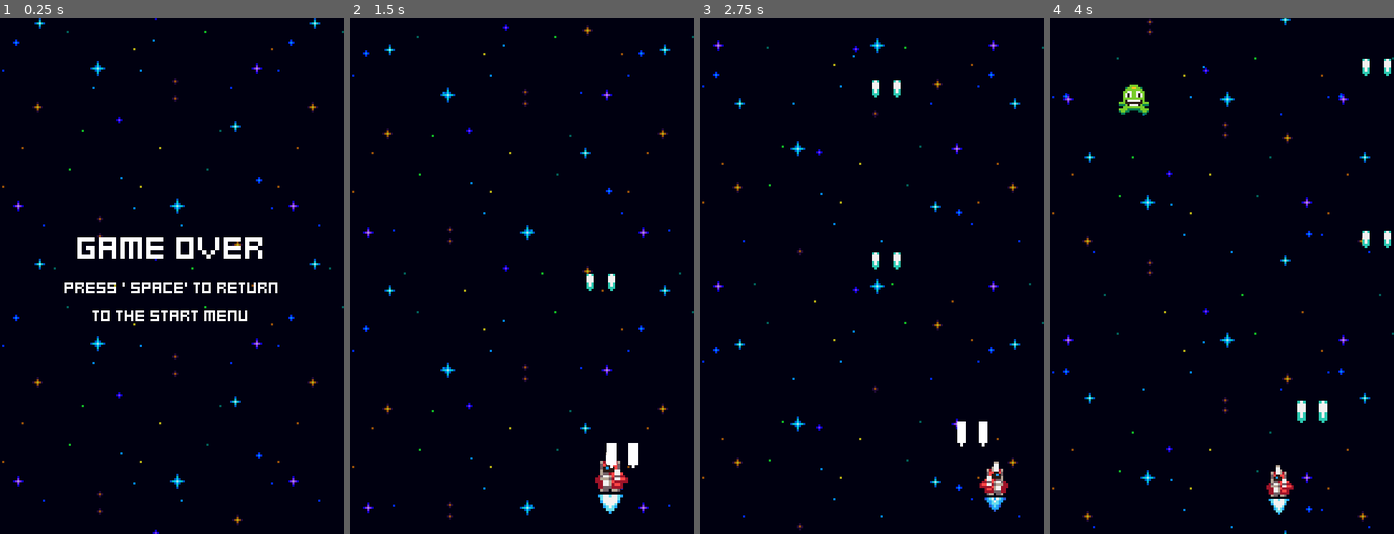
Above: before the commit, frames 1-4 (left to right).
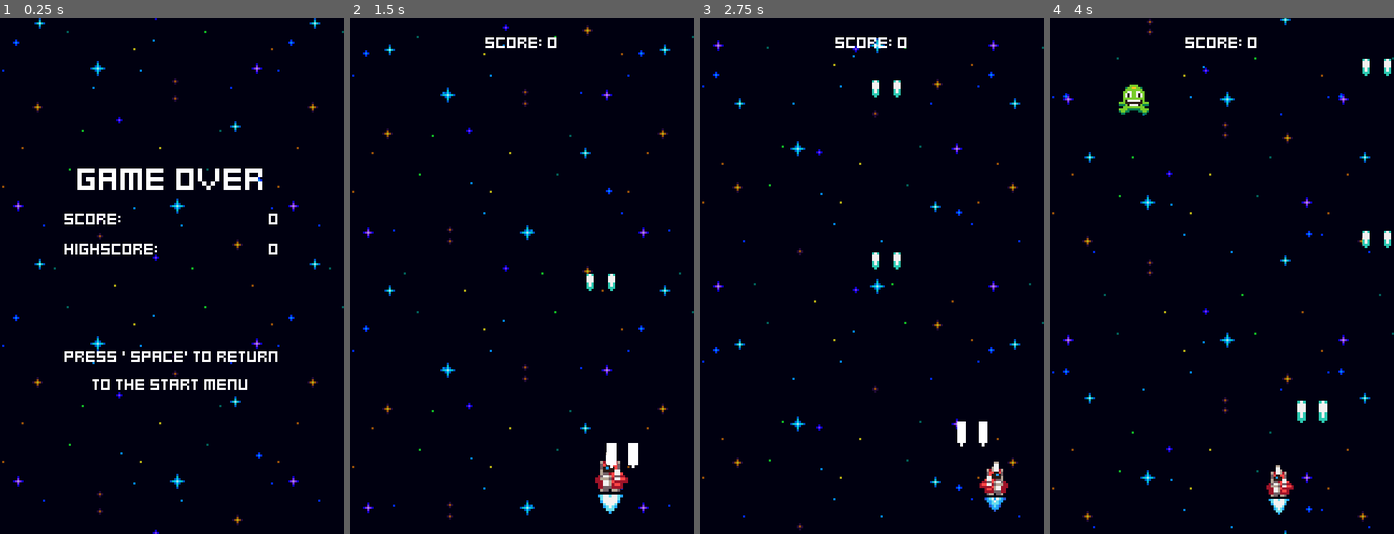
Above: after the commit, the same moments.

Repository: mihaituta/Space-infinity
Game: Godot game, scene res://menus/game_over.tscn
The game is run twice, just before and just after one commit, with the same random seed, the same clock (stepped at 60 frames per second) and the same inputs. This scene is started directly instead of the project's main scene.
Inputs:
- Up to frame 1 (0.25 s): no input
- Up to frame 2 (1.5 s): tap Enter (ui_accept) at 0.5, 0.6, 0.77, 1.07, 1.35 s; hold Right (ui_right) 0.53-1.28 s; hold Left (ui_left) from 1.28 s (still down)
- Up to frame 3 (2.75 s): tap Enter (ui_accept) at 1.52, 1.82, 2.1 s; release Left (ui_left) at 2.03 s; hold Right (ui_right) from 2.03 s (still down)
- Up to frame 4 (4 s): tap Enter (ui_accept) at 2.85, 3.02, 3.32, 3.6, 3.77 s; release Right (ui_right) at 3.53 s; hold Left (ui_left) from 3.53 s (still down)

The runs differ from the first frame. In frame 1, 4.6% of the frame differs, in the area x 18-81%, y 29-73%; in frame 2, 0.2%; in frame 3, 0.2%; in frame 4, 0.2%.

Commit message:
added score

Diff:
--- a/enemies/enemy.gd
+++ b/enemies/enemy.gd
@@ -9,8 +9,13 @@
 @onready var hitbox_component: = $HitboxComponent
 @onready var hurtbox_component: = $HurtboxComponent
 @onready var destroyed_component: = $DestroyedComponent
+@onready var score_component:  = $ScoreComponent
 
 func _ready() -> void:
+	stats_component.no_health.connect(func():
+		score_component.adjust_score()
+	)
+
 	visible_on_screen_notifier_2d.screen_exited.connect(queue_free);
 	hurtbox_component.hurt.connect(func(hitbox: HitboxComponent):
 		scale_component.tween_scale();
@@ -18,5 +23,5 @@
 		shake_component.tween_shake();
 	);
 
-	stats_component.no_health.connect(queue_free)
-	hitbox_component.hit_hurtbox.connect(destroyed_component.destroy.unbind(1))
+	stats_component.no_health.connect(queue_free);
+	hitbox_component.hit_hurtbox.connect(destroyed_component.destroy.unbind(1));
--- a/enemies/enemy.tscn
+++ b/enemies/enemy.tscn
@@ -12,6 +12,8 @@
 [ext_resource type="Script" path="res://components/spawner_component.gd" id="10_m6xwn"]
 [ext_resource type="PackedScene" uid="uid://btehstvuv0v17" path="res://effects/explosion_effect.tscn" id="11_yg3u2"]
 [ext_resource type="Script" path="res://components/destroyed_component.gd" id="12_024nl"]
+[ext_resource type="Script" path="res://components/score_component.gd" id="13_randa"]
+[ext_resource type="Resource" uid="uid://cpqnwclh4fi5e" path="res://game_stats.tres" id="14_x1diu"]
 
 [node name="Enemy" type="Node2D"]
 script = ExtResource("1_sdtwb")
@@ -62,3 +64,7 @@
 actor = NodePath("..")
 stats_component = NodePath("../StatsComponent")
 destroy_effect_spawner_component = NodePath("../SpawnerComponent")
+
+[node name="ScoreComponent" type="Node" parent="."]
+script = ExtResource("13_randa")
+game_stats = ExtResource("14_x1diu")
--- /dev/null
+++ b/game_stats.gd
@@ -0,0 +1,12 @@
+class_name GameStats
+
+extends Resource
+
+@export var score: int = 0 :
+	set(value):
+		score = value;
+		score_changed.emit(score)
+
+@export var highscore: int = 0;
+
+signal score_changed(new_score);
--- /dev/null
+++ b/game_stats.tres
@@ -0,0 +1,8 @@
+[gd_resource type="Resource" script_class="GameStats" load_steps=2 format=3 uid="uid://cpqnwclh4fi5e"]
+
+[ext_resource type="Script" path="res://game_stats.gd" id="1_2ej8e"]
+
+[resource]
+script = ExtResource("1_2ej8e")
+score = 0
+highscore = 0
--- a/menus/game_over.gd
+++ b/menus/game_over.gd
@@ -1,5 +1,17 @@
 extends Control
+
+@export var game_stats: GameStats;
+
+@onready var score_value: = %ScoreValue;
+@onready var highscore_value: = %HighscoreValue;
+
+func _ready() -> void:
+	if (game_stats.score > game_stats.highscore):
+		game_stats.highscore = game_stats.score
+	score_value.text = str(game_stats.score);
+	highscore_value.text = str(game_stats.highscore);
 
 func _process(delta: float) -> void:
 	if Input.is_action_just_pressed("ui_accept"):
+		game_stats.score = 0;
 		get_tree().change_scene_to_file("res://menus/menu.tscn");
--- a/menus/game_over.tscn
+++ b/menus/game_over.tscn
@@ -1,8 +1,9 @@
-[gd_scene load_steps=5 format=3 uid="uid://cb06dk6kt2em5"]
+[gd_scene load_steps=6 format=3 uid="uid://cb06dk6kt2em5"]
 
 [ext_resource type="PackedScene" uid="uid://b1id44d5xjokf" path="res://effects/space_background.tscn" id="1_n1cs7"]
 [ext_resource type="Script" path="res://menus/game_over.gd" id="1_w32sl"]
 [ext_resource type="LabelSettings" uid="uid://d1b4x7pmcatsq" path="res://fonts/title_label_settings.tres" id="2_hka5n"]
+[ext_resource type="Resource" uid="uid://cpqnwclh4fi5e" path="res://game_stats.tres" id="2_n30n5"]
 [ext_resource type="LabelSettings" uid="uid://bvs1qb1iupf3c" path="res://fonts/default_label_settings.tres" id="3_e4uih"]
 
 [node name="GameOver" type="Control"]
@@ -13,6 +14,7 @@
 grow_horizontal = 2
 grow_vertical = 2
 script = ExtResource("1_w32sl")
+game_stats = ExtResource("2_n30n5")
 
 [node name="SpaceBackground" parent="." instance=ExtResource("1_n1cs7")]
 
@@ -33,6 +35,40 @@
 label_settings = ExtResource("2_hka5n")
 horizontal_alignment = 1
 
+[node name="ScoreHBoxContainer" type="HBoxContainer" parent="CenterContainer/VBoxContainer"]
+layout_mode = 2
+
+[node name="ScoreLabel" type="Label" parent="CenterContainer/VBoxContainer/ScoreHBoxContainer"]
+layout_mode = 2
+size_flags_horizontal = 3
+text = "Score:"
+label_settings = ExtResource("3_e4uih")
+
+[node name="ScoreValue" type="Label" parent="CenterContainer/VBoxContainer/ScoreHBoxContainer"]
+unique_name_in_owner = true
+layout_mode = 2
+text = "0"
+label_settings = ExtResource("3_e4uih")
+
+[node name="HighscoreHBoxContainer" type="HBoxContainer" parent="CenterContainer/VBoxContainer"]
+layout_mode = 2
+
+[node name="HighscoreLabel" type="Label" parent="CenterContainer/VBoxContainer/HighscoreHBoxContainer"]
+layout_mode = 2
+size_flags_horizontal = 3
+text = "Highscore:"
+label_settings = ExtResource("3_e4uih")
+
+[node name="HighscoreValue" type="Label" parent="CenterContainer/VBoxContainer/HighscoreHBoxContainer"]
+unique_name_in_owner = true
+layout_mode = 2
+text = "0"
+label_settings = ExtResource("3_e4uih")
+
+[node name="Space" type="Control" parent="CenterContainer/VBoxContainer"]
+custom_minimum_size = Vector2(0, 32)
+layout_mode = 2
+
 [node name="MenuLabel" type="Label" parent="CenterContainer/VBoxContainer"]
 layout_mode = 2
 text = "Press ' space' to return
--- a/project.godot
+++ b/project.godot
@@ -14,6 +14,10 @@
 run/main_scene="res://menus/menu.tscn"
 config/features=PackedStringArray("4.2", "Forward Plus")
 config/icon="res://icon.svg"
+
+[autoload]
+
+ResourceStash="*res://resource_stash.gd"
 
 [display]
 
--- /dev/null
+++ b/resource_stash.gd
@@ -0,0 +1,3 @@
+extends Node
+
+var game_stats: GameStats = load("res://game_stats.tres")
--- a/world.gd
+++ b/world.gd
@@ -1,9 +1,18 @@
 extends Node2D;
 
+@export var game_stats: GameStats
+
 @onready var ship: Node2D = $Ship;
+@onready var score_label: Label = $ScoreLabel
 
 func _ready() -> void:
+	update_score_label(game_stats.score);
+	game_stats.score_changed.connect(update_score_label);
+
 	ship.tree_exiting.connect(func():
 		await get_tree().create_timer(1.5).timeout;
 		get_tree().change_scene_to_file("res://menus/game_over.tscn");
 	)
+
+func update_score_label(new_score: int) -> void:
+	score_label.text = "Score: " + str(new_score);
--- a/world.tscn
+++ b/world.tscn
@@ -1,13 +1,16 @@
-[gd_scene load_steps=6 format=3 uid="uid://cvn8t4jyl4d7e"]
+[gd_scene load_steps=8 format=3 uid="uid://cvn8t4jyl4d7e"]
 
 [ext_resource type="PackedScene" uid="uid://oqw6cdjy2ban" path="res://player_ship/ship.tscn" id="1_12sv3"]
 [ext_resource type="Script" path="res://world.gd" id="1_romf4"]
 [ext_resource type="PackedScene" uid="uid://b1id44d5xjokf" path="res://effects/space_background.tscn" id="2_0vli1"]
+[ext_resource type="Resource" uid="uid://cpqnwclh4fi5e" path="res://game_stats.tres" id="2_cqqct"]
 [ext_resource type="PackedScene" uid="uid://cm18kn0j5ljmg" path="res://enemies/green_enemy.tscn" id="3_61hd8"]
 [ext_resource type="PackedScene" uid="uid://b30mr5do3jfqp" path="res://enemies/enemy_generator.tscn" id="3_s5d5x"]
+[ext_resource type="LabelSettings" uid="uid://bvs1qb1iupf3c" path="res://fonts/default_label_settings.tres" id="6_d6vre"]
 
 [node name="World" type="Node2D"]
 script = ExtResource("1_romf4")
+game_stats = ExtResource("2_cqqct")
 
 [node name="Ship" parent="." instance=ExtResource("1_12sv3")]
 position = Vector2(80, 216)
@@ -16,3 +19,11 @@
 
 [node name="EnemyGenerator" parent="." instance=ExtResource("3_s5d5x")]
 GreenEnemeyScene = ExtResource("3_61hd8")
+
+[node name="ScoreLabel" type="Label" parent="."]
+offset_right = 160.0
+offset_bottom = 23.0
+text = "Score"
+label_settings = ExtResource("6_d6vre")
+horizontal_alignment = 1
+vertical_alignment = 1
Not shown: 1 places in enemies/enemy.tscn that only renumber resources
